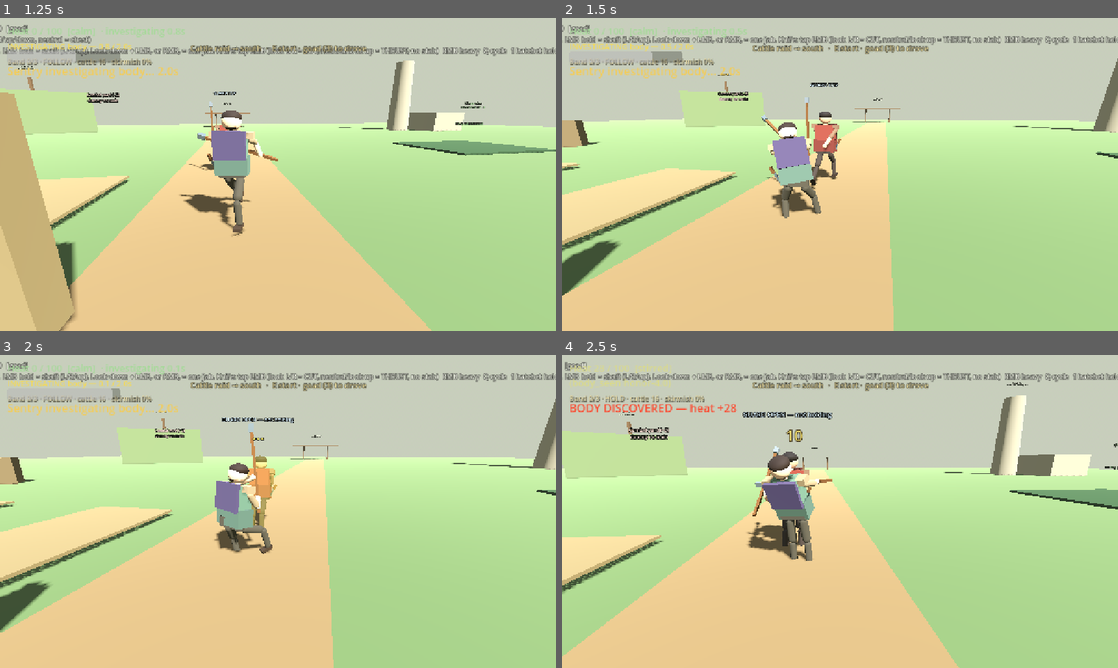
Above: before the commit, frames 1-4 (two rows, left to right).
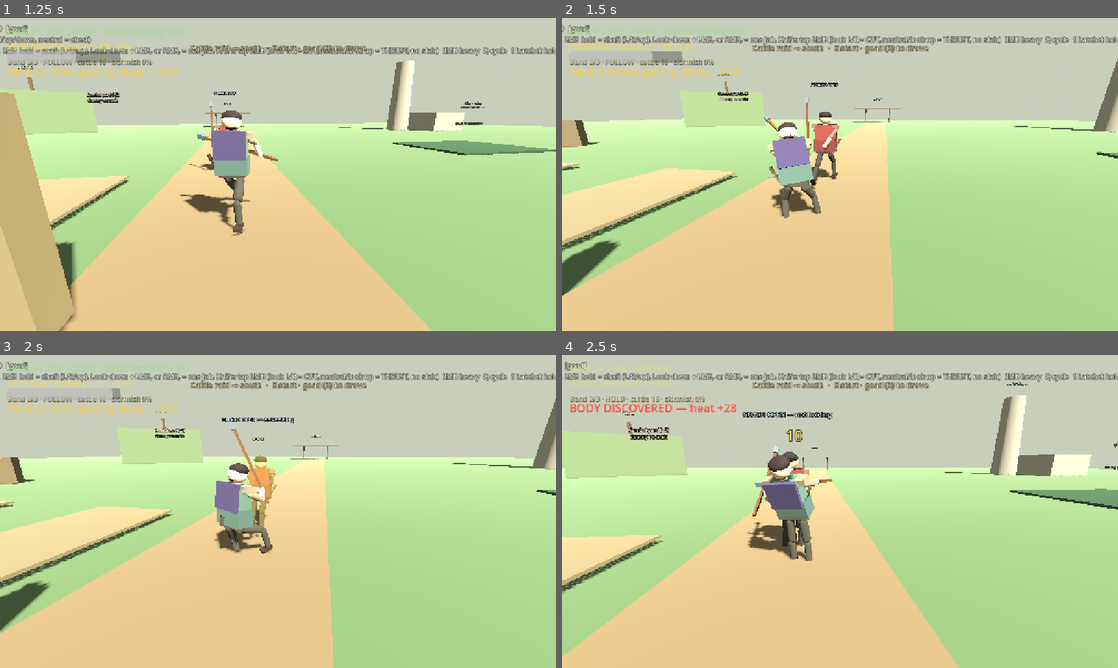
Above: after the commit, the same moments.

Repository: fortins4/devPlayground
Game: Godot game, scene res://scenes/main/main.tscn
Same seed, same stepped clock (60 frames per second), same inputs: the game is played once before the commit and once after it.
Inputs (mouse positions are in pixels of both pictures, inside the frame that each line leads up to):
- Up to frame 1 (1.25 s): tap Enter at 0.5 s; move the mouse to (305, 174) at 0.52 s; hold W (move_forward) from 0.53 s (still down); hold Right mouse button (attack_heavy) from 0.53 s (still down); click (305, 174) at 0.67 s; tap Space (jump) at 0.77 s
- Up to frame 2 (1.5 s): keep holding W (move_forward); move the mouse to (812, 174) at 1.27 s; release Right mouse button (attack_heavy) at 1.28 s; click (812, 174) at 1.35 s
- Up to frame 3 (2 s): keep holding W (move_forward); tap Space (jump) at 1.52 s
- Up to frame 4 (2.5 s): keep holding W (move_forward); move the mouse to (851, 505) at 2.02 s; hold H (band_toggle) from 2.03 s (still down)

Frame 1 is identical in both runs. In frame 2, less than 0.1% of the frame differs, in the area x 35-45%, y 30-57%; in frame 3, 0.4%, in the area x 41-49%, y 21-60%; in frame 4, nothing differs.

Commit message:
feat(combat): bring the top swing straight down from the overhead bar
Top swing keys drop the tip from the upright overhead hold instead of the
chest-height forward shove used by the side arcs. Pure top samples lerp the
line so the wood stays in both hands. Legs stay planted and the chest stays
near upright on that chop. Left and right swings, charges, timings, settle,
jab, and guards are unchanged.

Diff:
--- a/scripts/characters/player/player_controller.gd
+++ b/scripts/characters/player/player_controller.gd
@@ -1395,7 +1395,7 @@
 func _continuous_swing_keys(aim: Vector2) -> Array:
 	## Later samples of one face-side arc. The live guard is the first sample.
 	## Left sweeps to the player's right, right sweeps to the player's left,
-	## top comes down in front. A diagonal is the blend, not a second swing.
+	## top chops straight down from the overhead bar. A diagonal is the blend.
 	var w_left := clampf(-aim.x, 0.0, 1.0)
 	var w_right := clampf(aim.x, 0.0, 1.0)
 	var w_top := clampf(-aim.y, 0.0, 1.0)
@@ -1418,11 +1418,14 @@
 		_swing_line(Vector3(-0.02, 1.14, -0.52), Vector3(-0.55, -0.42, -0.60)),
 		_swing_line(Vector3(0.00, 1.16, -0.48), Vector3(-0.45, -0.52, -0.58)),
 	]
+	# Overhead chop. Key 0 is the live bar over the head. These keep the
+	# hands high and drop the tip straight down the face side — not the
+	# chest-height forward shove the side swings use.
 	var top: Array = [
-		_swing_line(Vector3(-0.08, 1.28, -0.62), Vector3(-0.42, 0.22, -0.86)),
-		_swing_line(Vector3(0.00, 1.18, -0.66), Vector3(0.02, -0.22, -0.96)),
-		_swing_line(Vector3(0.02, 1.14, -0.58), Vector3(0.04, -0.55, -0.78)),
-		_swing_line(Vector3(0.02, 1.16, -0.54), Vector3(0.02, -0.62, -0.70)),
+		_swing_line(Vector3(0.00, 1.70, -0.18), Vector3(0.06, 0.10, -0.70)),
+		_swing_line(Vector3(0.00, 1.55, -0.32), Vector3(0.02, -0.35, -0.92)),
+		_swing_line(Vector3(0.00, 1.38, -0.40), Vector3(0.02, -0.78, -0.62)),
+		_swing_line(Vector3(0.00, 1.26, -0.38), Vector3(0.02, -0.96, -0.38)),
 	]
 	var out: Array = []
 	for i in 4:
@@ -1459,7 +1462,9 @@
 	_swing_pose_only = true
 	_apply_tool_pose(_swing_body_at(u))
 	_swing_pose_only = false
-	if u > 0.02:
+	# Top chop starts on the overhead bar. Pull the wood into both palms from
+	# the first sample so the tip does not leave the hands on the way down.
+	if u > 0.02 or (absf(_swing_arc_aim.x) < 0.35 and _swing_arc_aim.y <= 0.05):
 		var held: Array = _bring_shaft_to_both_hands(butt_w, tip_w)
 		butt_w = held[0]
 		tip_w = held[1]
@@ -1479,8 +1484,17 @@
 		i += 1
 	var span := maxf(_swing_key_u[i + 1] - _swing_key_u[i], 0.0001)
 	var t := clampf((u - _swing_key_u[i]) / span, 0.0, 1.0)
-	var butt := _face_quad(_swing_keys_butt[i], _swing_keys_butt[i + 1], t)
-	var tip := _face_quad(_swing_keys_tip[i], _swing_keys_tip[i + 1], t)
+	# A pure top chop is a straight drop from the overhead bar. The face-side
+	# quadratic pulls a high tip forward of the hands and leaves the wood.
+	var overhead := absf(_swing_arc_aim.x) < 0.35 and _swing_arc_aim.y <= 0.05
+	var butt: Vector3
+	var tip: Vector3
+	if overhead:
+		butt = _swing_keys_butt[i].lerp(_swing_keys_butt[i + 1], t)
+		tip = _swing_keys_tip[i].lerp(_swing_keys_tip[i + 1], t)
+	else:
+		butt = _face_quad(_swing_keys_butt[i], _swing_keys_butt[i + 1], t)
+		tip = _face_quad(_swing_keys_tip[i], _swing_keys_tip[i + 1], t)
 	var axis := tip - butt
 	if axis.length_squared() > 0.0001:
 		tip = butt + axis.normalized() * 1.30
@@ -1521,10 +1535,16 @@
 func _swing_body_at(u: float) -> Dictionary:
 	## Hips, spine, and the step share the shaft's parameter. Arms are
 	## overwritten by the two-hand grip. Shin pitch stays negative.
+	## A pure top chop keeps the feet down and the chest near upright —
+	## the side swings still take the lean and the step.
 	var pose := {}
 	var step_u := clampf(u / maxf(_swing_strike_u, 0.05), 0.0, 1.0)
 	var turn := clampf(u, 0.0, 1.0)
 	var lean := sin(turn * PI)
+	var overhead := absf(_swing_arc_aim.x) < 0.35 and _swing_arc_aim.y <= 0.05
+	if overhead:
+		step_u *= 0.18
+		lean *= 0.20
 	for k in _swing_start_pose.keys():
 		var key := String(k)
 		if key == "root_drop" or key == "grip_slide":
@@ -1541,7 +1561,8 @@
 			var v := a
 			v.y = a.y + _swing_yaw(turn)
 			if key != "head":
-				v.x = lerpf(a.x, b.x, 0.35 * turn) + -0.16 * lean
+				var dive := -0.04 * lean if overhead else -0.16 * lean
+				v.x = lerpf(a.x, b.x, 0.35 * turn) + dive
 				v.z = lerpf(a.z, b.z, 0.25 * turn)
 			pose[k] = v
 		else:
@@ -1553,6 +1574,15 @@
 		if sv.x > deg_to_rad(-10.0):
 			sv.x = deg_to_rad(-26.0)
 		pose[leg] = sv
+	if overhead:
+		for leg in ["left_thigh", "right_thigh"]:
+			if not pose.has(leg):
+				continue
+			var tv: Vector3 = pose[leg]
+			# A kicked thigh tips the foot up. Keep the plant from the start.
+			if tv.x > deg_to_rad(22.0):
+				tv.x = deg_to_rad(18.0)
+			pose[leg] = tv
 	return pose
 
 
